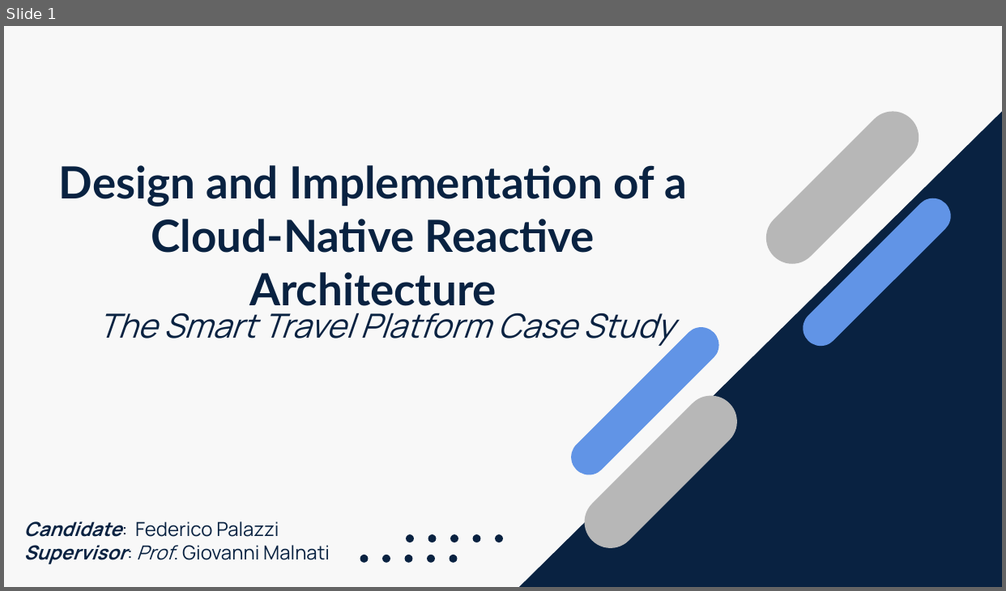
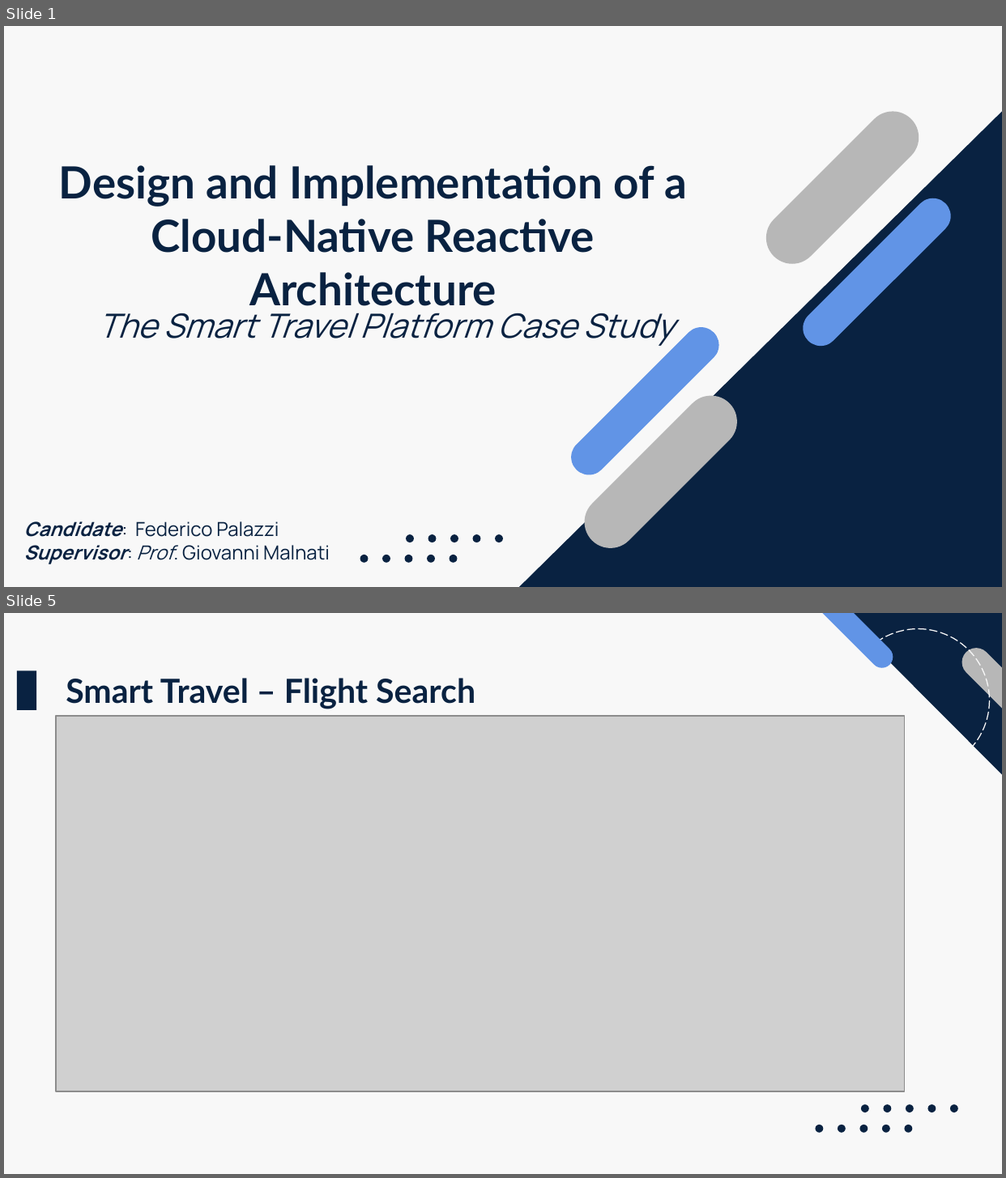
Before and after one commit to fede-palazz/smart-travel, a slide deck: thesis/presentation.pptx. Shown one above the other, each under a label of ours: slide 1 before the commit, slides 1 and 5 after it; the slides between them are not shown. The pictures are 1006x591 and 1006x1178 pixels, drawn with LibreOffice and Linux fonts; fonts in the diff are those of the drawing; grey boxes stand for pictures. Boxes give left, top, right and bottom in pixels: in the first picture for what was removed or moved away, otherwise in the second. Text is boxed around its words. In the diff, an @@ line names an element or a change of style, - is before the commit and + after.

```diff
--- a/thesis/presentation.pptx
+++ b/thesis/presentation.pptx
@@ slide 5 added at box(4, 613, 1002, 1174), background #F8F8F8 @@
@@ group added at box(797, 613, 1002, 1133): 11 ellipses, 2 rounded rectangles, 1 right triangle @@
@@ rectangle added at box(17, 671, 37, 710), fill #092241 @@
@@ text added at box(66, 678, 475, 709), 24 pt, text #092241, bold @@
+Smart Travel – Flight Search
@@ picture added at box(56, 716, 904, 1092) @@
```
Also in this commit, not shown: 4 slides changed, 3 other slides added.
